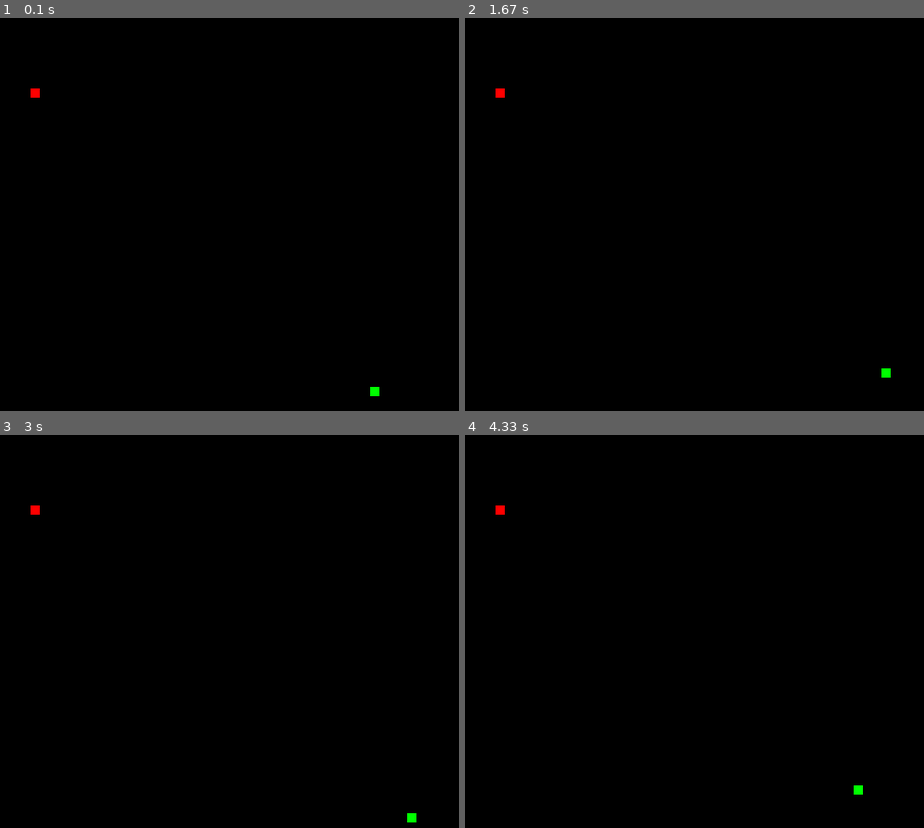
Above: before the commit, frames 1-4 (two rows, left to right).
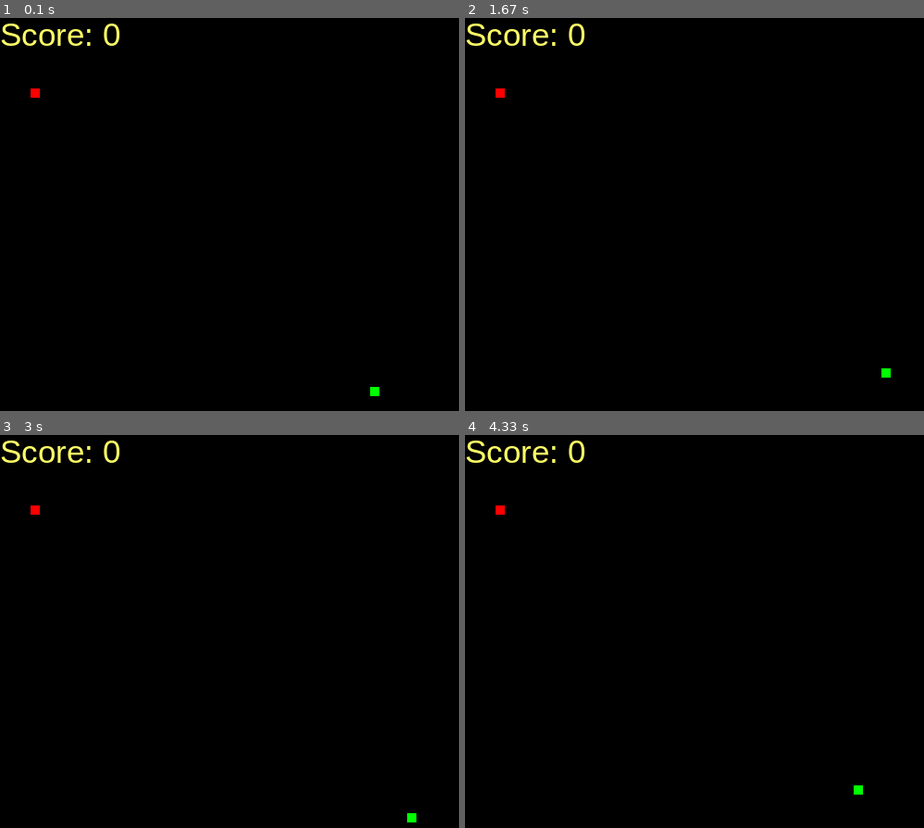
Above: after the commit, the same moments.

Repository: MicheSi/snake_pygame
Game: pygame game, started from snake.py
The game is run twice, just before and just after one commit, with the same random seed, the same clock (stepped at 60 frames per second) and the same inputs.
Inputs:
- Up to frame 1 (0.1 s): no input
- Up to frame 2 (1.67 s): hold Right 0.33-0.8 s; hold Up 0.83-1.27 s; hold Right from 1.3 s (still down)
- Up to frame 3 (3 s): release Right at 1.8 s; hold Left 1.83-2.37 s; hold Down 2.4-2.95 s; hold Left from 2.98 s (still down)
- Up to frame 4 (4.33 s): release Left at 3.53 s; hold Up 3.57-4.12 s; hold Right from 4.15 s (still down)

The runs differ from the first frame. In frame 1, 0.5% of the frame differs, in the area x 0-27%, y 1-8%; in frame 2, 0.5%; in frame 3, 0.5%; in frame 4, 0.5%.

Commit message:
added score

Diff:
--- a/snake.py
+++ b/snake.py
@@ -24,10 +24,11 @@
 speed = 5
 
 font_style = pygame.font.SysFont('comicsans', 30)
-score_font = pygame.font.SysFont('arial', 35)
+score_font = pygame.font.SysFont('bahnschrift', 35)
 
 def myScore(score):
-    value = score_font.render('Score')
+    value = score_font.render('Score: ' + str(score), True, yellow)
+    game_display.blit(value, [0, 0])
 
 def mySnake(block, snake_list):
     for b in snake_list:
@@ -35,7 +36,7 @@
 
 def message(msg, color):
     display_msg = font_style.render(msg, True, color)
-    game_display.blit(display_msg, [display_width/3, display_height/3])
+    game_display.blit(display_msg, [display_width/6, display_height/3])
 
 # creates loop to run game
 def gameLoop():
@@ -60,6 +61,7 @@
     while not game_over:
         while game_close == True:
             message('Game Over! Press Q to Quit or C to Play Again', red)
+            myScore(snake_length - 1)
             pygame.display.update()
 
             for event in pygame.event.get():
@@ -111,6 +113,7 @@
                 game_close = True
 
         mySnake(block, snake_list)
+        myScore(snake_length - 1)
 
         pygame.display.update()
 
